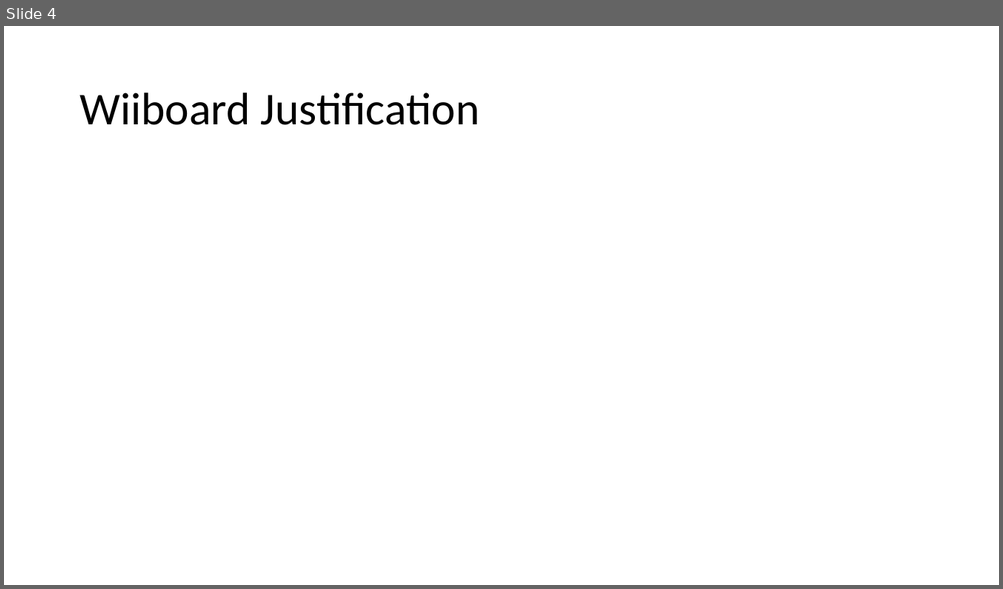
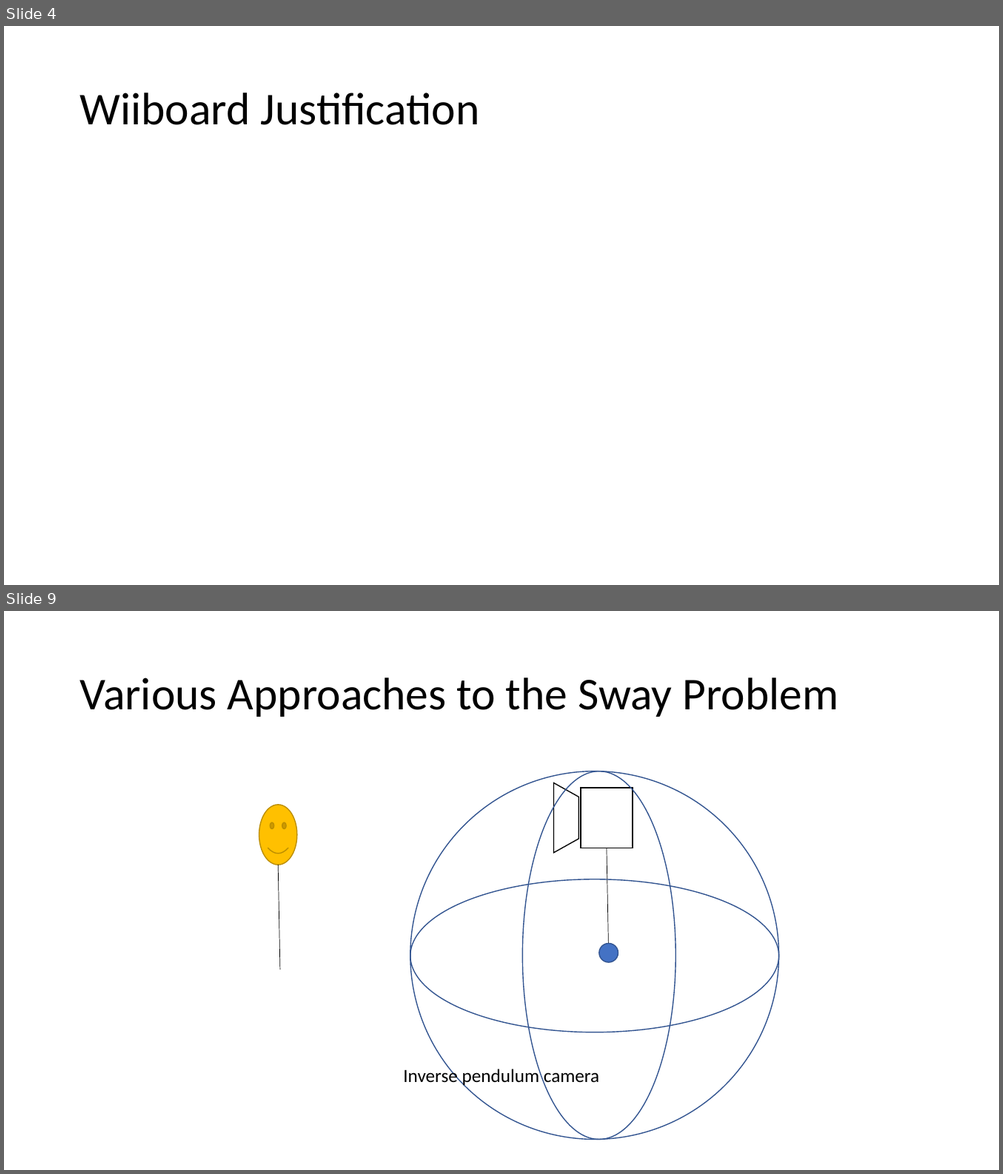
Before and after one commit to colonbrack3t/Final-Year-Project-2022, a slide deck: Final Year Project.pptx. Shown one above the other, each under a label of ours: slide 4 before the commit, slides 4 and 9 after it; the slides between them are not shown. The pictures are 1003x589 and 1003x1174 pixels, drawn with LibreOffice and Linux fonts; fonts in the diff are those of the drawing. Boxes give left, top, right and bottom in pixels: in the first picture for what was removed or moved away, otherwise in the second. Text is boxed around its words. In the diff, an @@ line names an element or a change of style, - is before the commit and + after.

```diff
--- a/Final Year Project.pptx
+++ b/Final Year Project.pptx
@@ slide 9 added at (4,611,999,1170), background #FFFFFF @@
@@ title added at (79,678,839,717), 44 pt, text #000000 @@
+Various Approaches to the Sway Problem
@@ ellipse added at (410,772,780,1140), outline #325491 1 pt @@
@@ ellipse added at (523,771,676,1139), outline #325491 1 pt @@
@@ group added at (555,783,632,1119): 2 rectangles, 1 line, 1 flow chart manual operation @@
@@ smiley face added at (259,805,297,866), fill #FFC000, outline #BD8E00 1 pt @@
@@ line added from (278, 865) to (280, 971), #000000 0.5 pt @@
@@ ellipse added at (410,880,780,1033), outline #325491 1 pt @@
@@ ellipse added at (599,944,617,963), fill #4472C4, outline #325491 1 pt @@
@@ rectangle added at (253,971,304,1136), outline #FFFFFF 1 pt @@
@@ text added at (403,1068,599,1088), 18 pt, text #000000 @@
+Inverse pendulum camera
```
Also in this commit, not shown: 3 slides changed, 4 other slides added, 1 other file.
